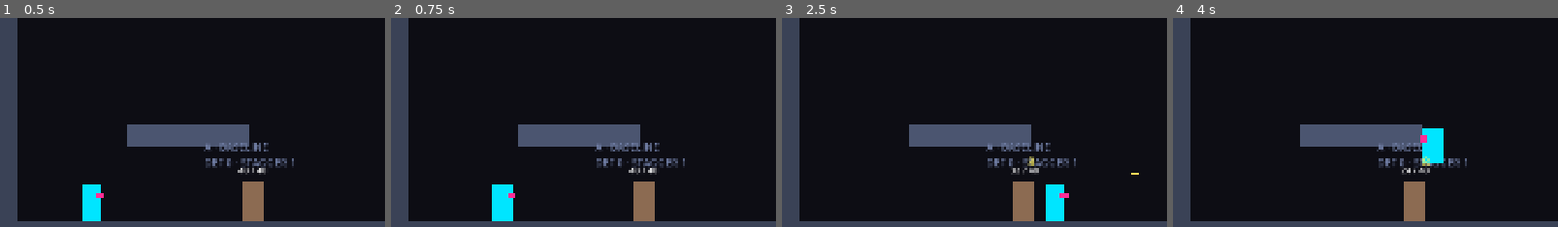
Above: before the commit, frames 1-4 (left to right).
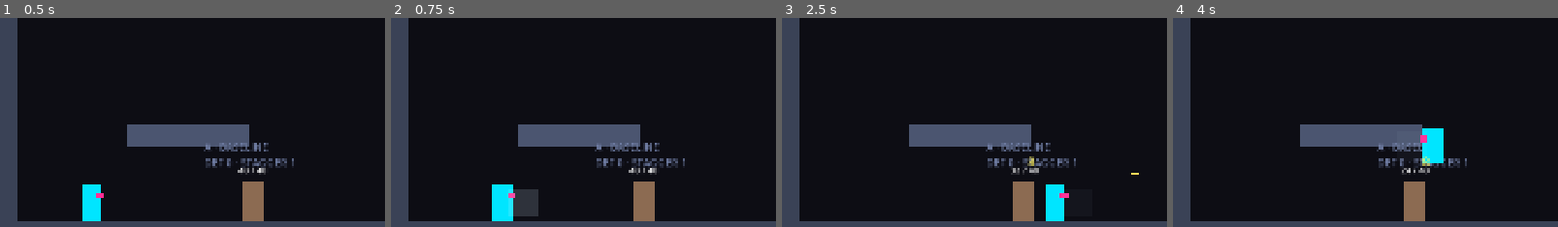
Above: after the commit, the same moments.

Repository: mbragagnolo/project-neon-debt
Game: Godot game, scene res://rooms/combat_gym.tscn
Two runs of this game, one before a commit and one after it. Both use one fixed random seed, a clock stepped at 60 frames per second and the inputs below.
Inputs (mouse positions are % of the whole screen's width and height, from its top left):
- Up to frame 1 (0.5 s): no input
- Up to frame 2 (0.75 s): tap Enter at 0.5 s; move the mouse to (72, 47) at 0.52 s; hold D (move_right) from 0.53 s (still down); tap J (attack_melee) at 0.6 s; click (72, 47) at 0.67 s
- Up to frame 3 (2.5 s): tap Space (jump) at 0.77, 2 s; release D (move_right) at 1.25 s; drag from (29, 57) to (33, 94) at 1.27 s; move the mouse to (60, 29) at 2.02 s; hold D (move_right) from 2.03 s (still down); tap K (attack_ranged) at 2.1 s; click (60, 29) at 2.17 s; tap J (attack_melee) at 2.3 s
- Up to frame 4 (4 s): release D (move_right) at 2.75 s; drag from (45, 73) to (33, 94) at 2.77 s; tap Enter at 3.5 s; move the mouse to (80, 68) at 3.52 s; hold A (move_left) from 3.53 s (still down); tap L (hack_cast) at 3.6 s; click (80, 68) at 3.67 s; tap Space (jump) at 3.77 s; tap J (attack_melee) at 3.8 s
The pictures show only the part of the screen within x 0-50%, y 50-100%; the shares and areas given below are measured in that part.

Frame 1 is identical in both runs. In frame 2, 1.0% of the frame differs, in the area x 30-39%, y 81-95%; in frame 3, less than 0.1%; in frame 4, less than 0.1%.

Commit message:
Give the swing something to look at, and make the tell tell the truth
Ranged reads fine because a projectile is visible; melee had literally nothing
on screen between the button and the damage number. That makes the swing
unlearnable rather than merely ugly: a whiff, a hit that landed on an
invulnerable target, and a press eaten by the cooldown all look identical, so
there is no way to tell which mistake you made.

The tell is a rectangle drawn at the hitbox's *exact* size, parented to the
hitbox itself so it inherits the box's position and facing placement and
cannot drift away from what it is drawing. In a tuning lab this matters more
than looking good: a swing arc drawn bigger than its hitbox teaches a reach
the player does not have, and every whiff after that reads as the game
dropping inputs rather than as standing too far away.

It is drawn in two phases, because the swing has two. Solid while the box is
armed and can actually hit; a fading ghost through the recovery tail, which is
the window that is punishable and the exact shape the Scav's overcommit will
teach players to look for. "I hit nothing" and "I hit nothing because I was
already in recovery" are different mistakes, and the player has to be able to
read them apart at a glance.

Colour is a per-weapon field rather than a global constant — the maul and the
blade should not read the same, and once weapons are swappable the tell is the
only thing on screen that says which tool is in hand.

Also added a hit flash on the dummy so connection is unambiguous, tweened
through `color` rather than `modulate`: modulate already carries the death dim
and the two would fight over the same channel, flickering a corpse back to
full brightness every time a stray projectile landed on it.

Four tests, all guarding the tell against becoming decoration: it starts
hidden, it is exactly hitbox_size, it clears when the swing ends, and it
mirrors with facing.

127 tests green, clean headless boot.

Co-Authored-By: Claude Opus 5 (1M context) <noreply@anthropic.com>
Claude-Session: https://claude.ai/code/session_019cjf9TUV9yaM1WBqLTz6wW

Diff:
--- a/game/src/combat/weapons/melee_weapon.gd
+++ b/game/src/combat/weapons/melee_weapon.gd
@@ -18,6 +18,10 @@
 ## Seconds the hitbox stays armed. Shorter than `commit_time` so the tail of
 ## the swing is recovery you can be punished during.
 @export var active_time: float = 0.08
+## Colour of the swing tell. Per weapon rather than global: the maul and the
+## blade should not read the same, and the tell is the only thing on screen
+## that says which tool is equipped.
+@export var swing_color: Color = Color(0.85, 0.95, 1.0, 0.75)
 ## Seconds the player is locked into the swing. DESIGN.md §3.2 budgets ~0.2s
 ## max: long enough for the Scav's bait-and-punish lesson to have stakes,
 ## short enough that it never reads as input lag.
--- a/game/src/combat/weapons/wrench.tres
+++ b/game/src/combat/weapons/wrench.tres
@@ -11,5 +11,6 @@
 ammo_on_hit = 1
 hitbox_size = Vector2(72, 72)
 hitbox_offset = Vector2(52, -44)
+swing_color = Color(0.85, 0.95, 1, 0.75)
 active_time = 0.08
 commit_time = 0.16
--- a/game/src/enemies/training_dummy/training_dummy.gd
+++ b/game/src/enemies/training_dummy/training_dummy.gd
@@ -55,6 +55,7 @@
 var _respawn_timer: float = 0.0
 var _gravity: float = 0.0
 var _config: CombatConfig
+var _base_color: Color = Color.WHITE
 
 
 func _ready() -> void:
@@ -68,6 +69,8 @@
 	# Health._ready has already run (children first), so its hp is sized to the
 	# scene default; restore it against the numbers we just set.
 	health.restore()
+
+	_base_color = _visual.color
 
 	health.damaged.connect(_on_damaged)
 	health.died.connect(_on_died)
@@ -124,8 +127,21 @@
 
 func _on_damaged(amount: int, _attack: Attack) -> void:
 	_refresh_label()
+	_flash()
 	if show_damage_numbers:
 		_spawn_damage_number(amount)
+
+
+## Confirmation that the hit connected, on the body that took it.
+##
+## Tweened through `color` rather than `modulate`, because `modulate` is
+## already carrying the death dim and the two would fight over the same
+## channel — the corpse would flicker back to full brightness every time a
+## stray projectile landed on it.
+func _flash() -> void:
+	var tween := create_tween()
+	_visual.color = Color(1.0, 1.0, 1.0)
+	tween.tween_property(_visual, "color", _base_color, 0.12)
 
 
 func _on_died() -> void:
--- a/game/src/player/player.gd
+++ b/game/src/player/player.gd
@@ -53,6 +53,7 @@
 var _ranged_cooldown_timer: float = 0.0
 var _air_dash_used: bool = false
 var _melee_shape: RectangleShape2D
+var _swing_visual: ColorRect
 var _spawn_position: Vector2 = Vector2.ZERO
 
 
@@ -290,6 +291,14 @@
 	collider.shape = _melee_shape
 	melee_hitbox.add_child(collider)
 
+	# The swing tell lives inside the hitbox, so it inherits the box's position
+	# and facing mirror for free and cannot drift away from what it is drawing.
+	_swing_visual = ColorRect.new()
+	_swing_visual.mouse_filter = Control.MOUSE_FILTER_IGNORE
+	_swing_visual.z_index = 5
+	_swing_visual.visible = false
+	melee_hitbox.add_child(_swing_visual)
+
 	ammo = max_ammo
 	Events.ammo_changed.emit(ammo, max_ammo)
 	Events.hp_changed.emit(health.hp, health.max_hp)
@@ -337,9 +346,31 @@
 	melee_hitbox.activate(attack)
 	_melee_cooldown_timer = melee_weapon.cooldown()
 
+	# Drawn at the hitbox's exact size, not an approximation of it. In a
+	# tuning lab the tell has to *be* the truth: a swing arc that is bigger
+	# than its hitbox teaches the player a reach they do not have, and every
+	# whiff after that reads as the game dropping inputs.
+	_swing_visual.size = melee_weapon.hitbox_size
+	_swing_visual.position = -melee_weapon.hitbox_size * 0.5
+	_swing_visual.color = melee_weapon.swing_color
+	_swing_visual.modulate.a = 1.0
+	_swing_visual.visible = true
+
 
 func end_melee() -> void:
 	melee_hitbox.deactivate()
+	_swing_visual.visible = false
+
+
+## Solid while the box is armed, a fading ghost through the recovery tail.
+##
+## The two phases are drawn differently on purpose: the solid frames are the
+## ones that can hit, and the ghost is the window the Scav's overcommit lesson
+## teaches players to punish. One shape, both halves of the swing, no lie in
+## either direction.
+func set_swing_alpha(alpha: float) -> void:
+	if _swing_visual != null:
+		_swing_visual.modulate.a = alpha
 
 
 func can_fire_ranged() -> bool:
--- a/game/src/player/states/melee_attack_state.gd
+++ b/game/src/player/states/melee_attack_state.gd
@@ -10,6 +10,9 @@
 ## Momentum is preserved rather than zeroed. Locking the horizontal axis is
 ## what makes the swing a commitment; *stopping* the player would make it a
 ## punishment, and swinging while running is the whole reason to swing.
+
+## How faint the recovery ghost is relative to the live frames.
+const GHOST_ALPHA := 0.4
 
 var _remaining: float = 0.0
 var _active_remaining: float = 0.0
@@ -39,9 +42,24 @@
 		player.melee_hitbox.deactivate()
 
 	_remaining -= delta
+	player.set_swing_alpha(_tell_alpha())
 	if _remaining > 0.0:
 		return &""
 
 	if not player.is_on_floor():
 		return &"Air"
 	return &"Run" if player.input_direction != 0 else &"Idle"
+
+
+## Solid while the box can hit, a ghost while it cannot.
+##
+## The player has to be able to read those two phases apart at a glance, or the
+## swing is unlearnable: "I hit nothing" and "I hit nothing *because I was
+## already in recovery*" are different mistakes with different fixes.
+func _tell_alpha() -> float:
+	if _active_remaining > 0.0:
+		return 1.0
+	var recovery: float = player.melee_weapon.commit_time - player.melee_weapon.active_time
+	if recovery <= 0.0:
+		return 0.0
+	return clampf(_remaining / recovery, 0.0, 1.0) * GHOST_ALPHA
--- a/game/tests/test_player_combat.gd
+++ b/game/tests/test_player_combat.gd
@@ -272,3 +272,57 @@
 	# Never radial: upward knockback would pop bodies into pits, and upward is
 	# where this game's platforming lives.
 	assert_eq(dummy.velocity.y, 0.0)
+
+
+# --- The swing tell ---------------------------------------------------------
+
+## The tell is found rather than exposed: the player does not need a public
+## accessor just so a test can look at it.
+func _swing_tell() -> ColorRect:
+	for child: Node in _player.melee_hitbox.get_children():
+		if child is ColorRect:
+			return child as ColorRect
+	return null
+
+
+func test_the_swing_is_invisible_until_it_swings() -> void:
+	await _arena()
+	var tell := _swing_tell()
+	assert_not_null(tell, "melee has no visual tell at all")
+	assert_false(tell.visible)
+
+
+func test_the_tell_is_exactly_the_size_of_the_hitbox() -> void:
+	await _arena()
+	await _tap("attack_melee")
+	await _settle(2)
+
+	# In a tuning lab the tell has to *be* the truth. A swing arc drawn bigger
+	# than its hitbox teaches a reach the player does not have, and every whiff
+	# after that reads as the game dropping inputs.
+	assert_eq(_swing_tell().size, _wrench.hitbox_size)
+
+
+func test_the_tell_appears_on_the_swing_and_clears_when_it_ends() -> void:
+	await _arena()
+	await _tap("attack_melee")
+	await _settle(2)
+	assert_true(_swing_tell().visible, "nothing was drawn for the swing")
+
+	# commit_time is 0.16s ~ 10 physics frames; 40 clears it comfortably.
+	await _settle(40)
+	assert_false(_swing_tell().visible, "the tell outlived the swing")
+	assert_eq(_player.state_name(), &"Idle")
+
+
+func test_the_tell_mirrors_with_facing() -> void:
+	await _arena()
+	Input.action_press("move_left")
+	await _settle(4)
+	await _tap("attack_melee")
+	await _settle(2)
+
+	# The box is placed by facing, and the tell is its child, so it cannot
+	# drift away from what it is drawing.
+	assert_lt(_player.melee_hitbox.position.x, 0.0)
+	assert_eq(_player.facing, -1)
